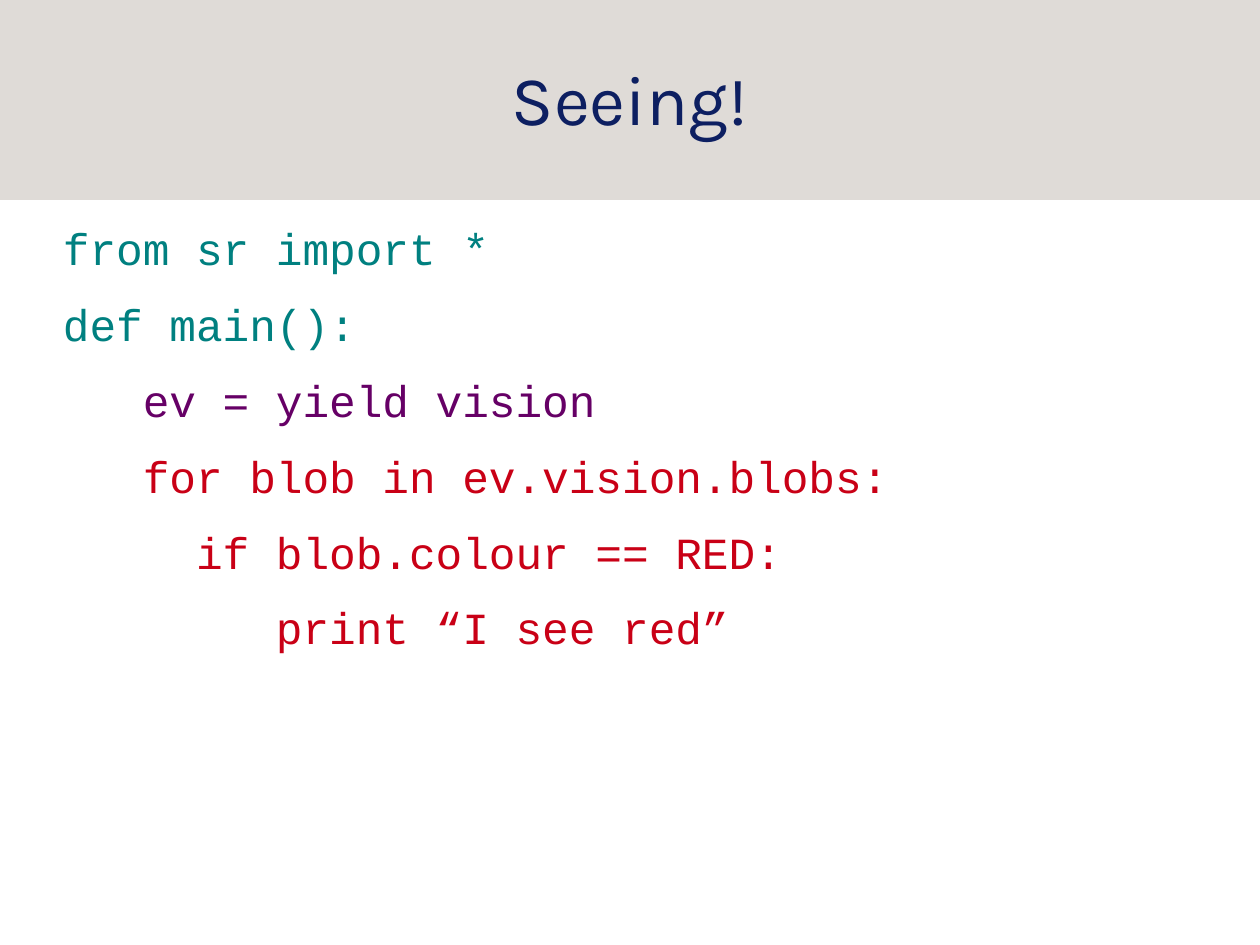
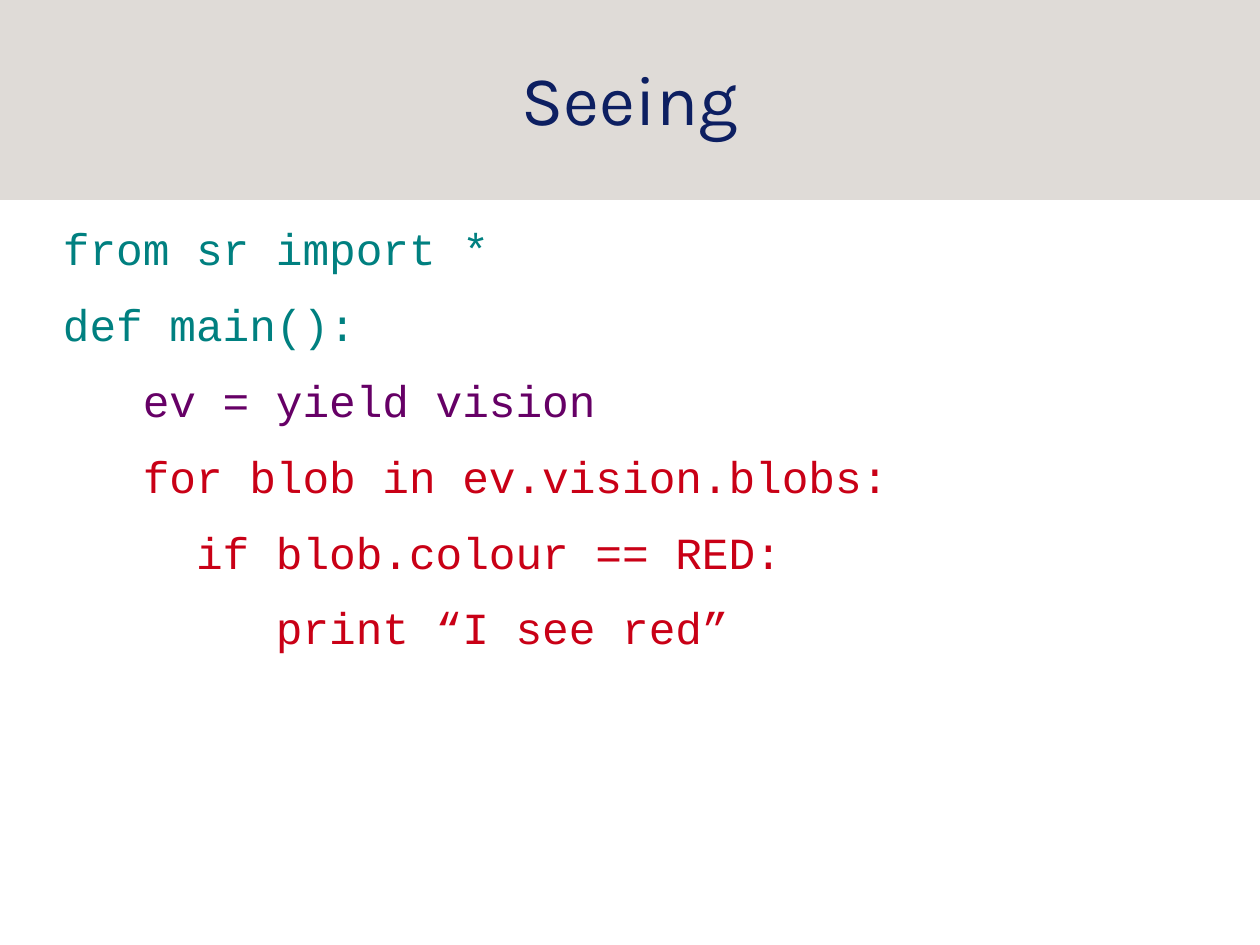
Before and after one commit to srobo-legacy/kickstart-presentations, a slide deck: slide 22 of programming.odp. Drawn at 1260x945 pixels with LibreOffice and Linux fonts; fonts in the diff are those of the drawing; background and template pictures are left out. Boxes give left, top, right and bottom in pixels: in the first picture for what was removed or moved away, otherwise in the second. Text is boxed around its words. In the diff, an @@ line names an element or a change of style, - is before the commit and + after.

```diff
--- a/programming.odp
+++ b/programming.odp
@@ title at bbox=[522, 77, 738, 142]: text changed @@
-Seeing!
+Seeing
```
Also in this commit, not shown: 2 other slides changed, 1 slide added.
